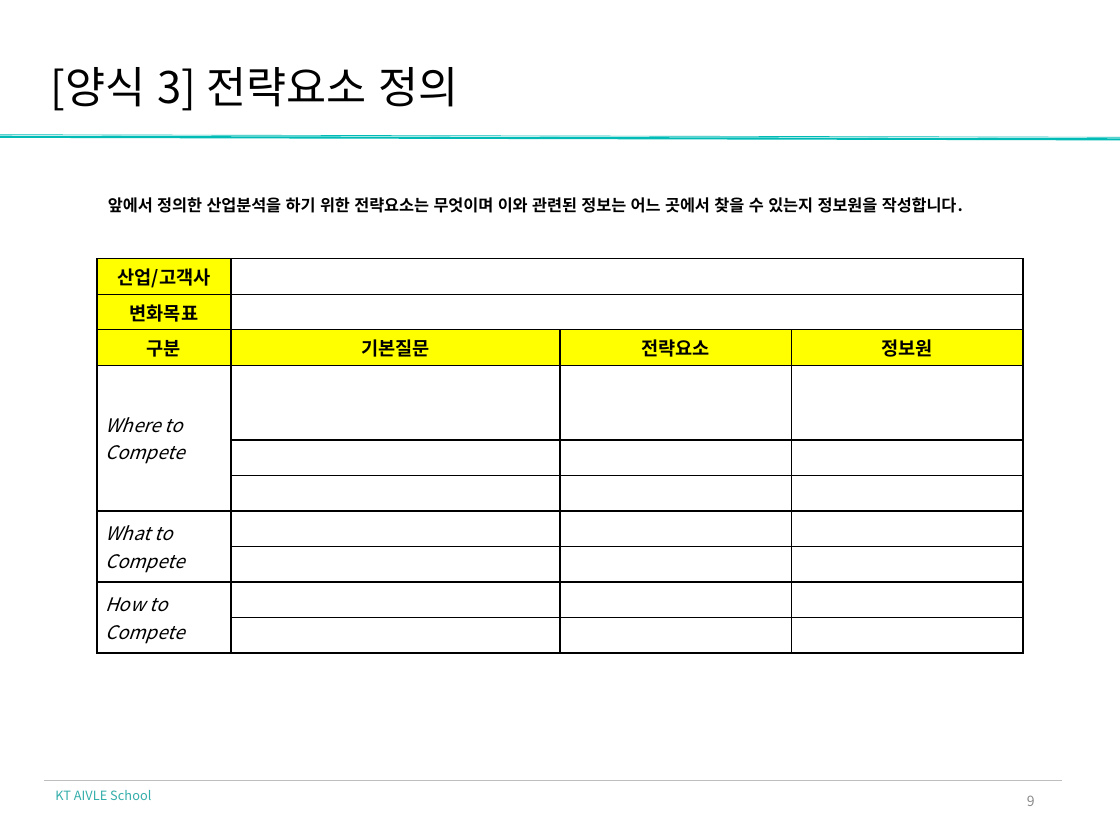
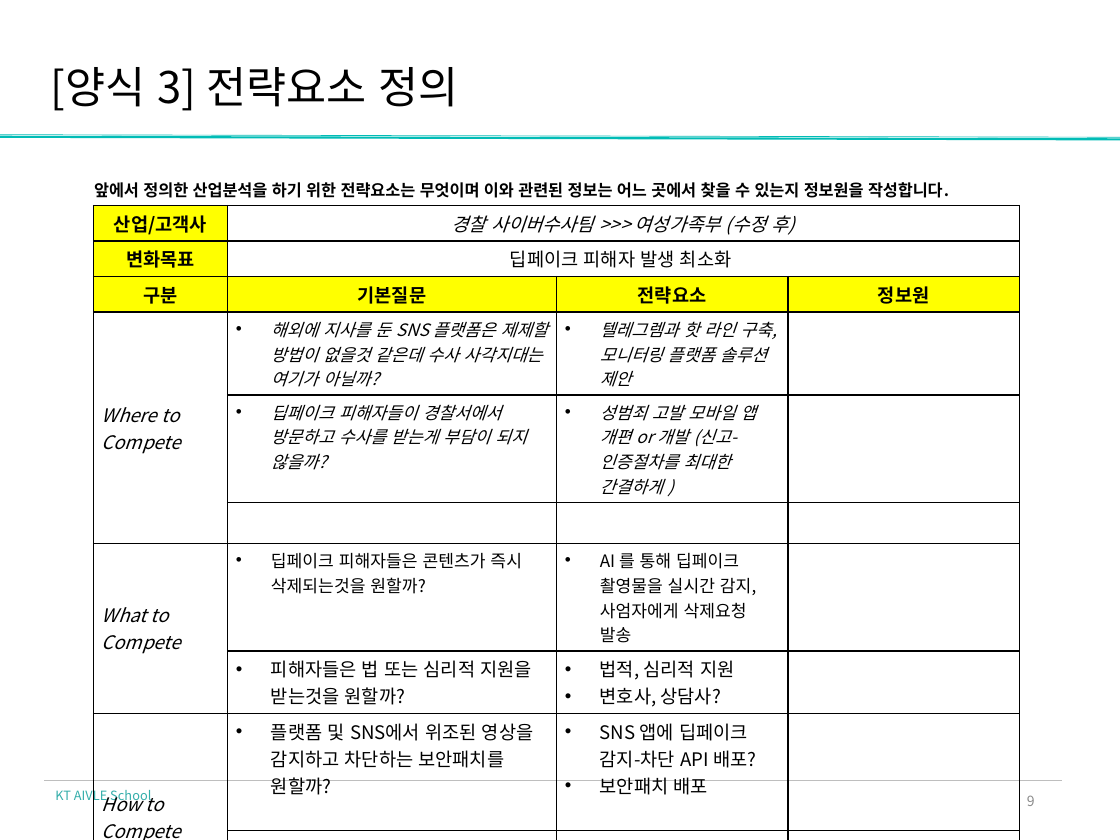
Before and after one commit to yangjung-woo/KT-Workspace, a slide deck: slide 5 of KT_AIVLE_DX_Regular_course/Week1/DX_제안 전략 수립_실습자료/DX_제안전략수립_딥페이크 범죄 탐지 솔루션.pptx. Drawn at 1120x840 pixels with LibreOffice and Linux fonts; fonts in the diff are those of the drawing; background and template pictures are left out. Boxes give left, top, right and bottom in pixels: in the first picture for what was removed or moved away, otherwise in the second. Text is boxed around its words. In the diff, an @@ line names an element or a change of style, - is before the commit and + after.

```diff
--- a/KT_AIVLE_DX_Regular_course/Week1/DX_제안 전략 수립_실습자료/DX_제안전략수립_딥페이크 범죄 탐지 솔루션.pptx
+++ b/KT_AIVLE_DX_Regular_course/Week1/DX_제안 전략 수립_실습자료/DX_제안전략수립_딥페이크 범죄 탐지 솔루션.pptx
@@ text "앞에서 정의한 산업분석을 하기 위한 ...": place and size @@
-text "앞에서 정의한 산업분석을 하기 위한 ..." at [108, 197, 963, 213]
+text "앞에서 정의한 산업분석을 하기 위한 ..." at [94, 182, 949, 198]
@@ table at [93, 206, 1020, 840] @@
-row 1, column 2: 
+row 1, column 2: 경찰 사이버수사팀 >>> 여성가족부 (수정 후)
-row 2, column 2: 
+row 2, column 2: 딥페이크 피해자 발생 최소화
-row 4: Where to Compete |  |  | 
+row 4: Where to Compete | 해외에 지사를 둔 SNS 플랫폼은 제제할 방법이 없을것 같은데 수사 사각지대는 여기가 아닐까? | 텔레그렘과 핫 라인 구축, 모니터링 플랫폼 솔루션 제안 | 
+row 5:  | 딥페이크 피해자들이 경찰서에서 방문하고 수사를 받는게 부담이 되지 않을까? | 성범죄 고발 모바일 앱 개편 or 개발 (신고-인증절차를 최대한 간결하게 ) | 
-row 6:  |  |  | 
-row 7: What to Compete |  |  | 
-row 8:  |  |  | 
-row 9: How to Compete |  |  | 
-row 10:  |  |  | 
+row 7: What to Compete | 딥페이크 피해자들은 콘텐츠가 즉시 삭제되는것을 원할까? | AI 를 통해 딥페이크 촬영물을 실시간 감지, 사엄자에게 삭제요청 발송 | 
+row 8:  | 피해자들은 법 또는 심리적 지원을 받는것을 원할까? | 법적, 심리적 지원 / 변호사, 상담사? | 
+row 9: How to Compete | 플랫폼 및 SNS에서 위조된 영상을 감지하고 차단하는 보안패치를 원할까? | SNS 앱에 딥페이크 감지-차단 API 배포? / 보안패치 배포 | 
+row 10:  | 해외 플랫폼 딥페이크 유포를 사람이 직접 모니터링해야 하나? | 피해자 이미지를 학습 > 조작된 영상 탐지 > 서칭 기술 제안 | 
@@ table: place and size @@
-table at [97, 259, 1025, 648]
+table at [93, 206, 1020, 840]
```
Also in this commit, not shown: 7 other slides changed, 3 slides added, 3 other files.
